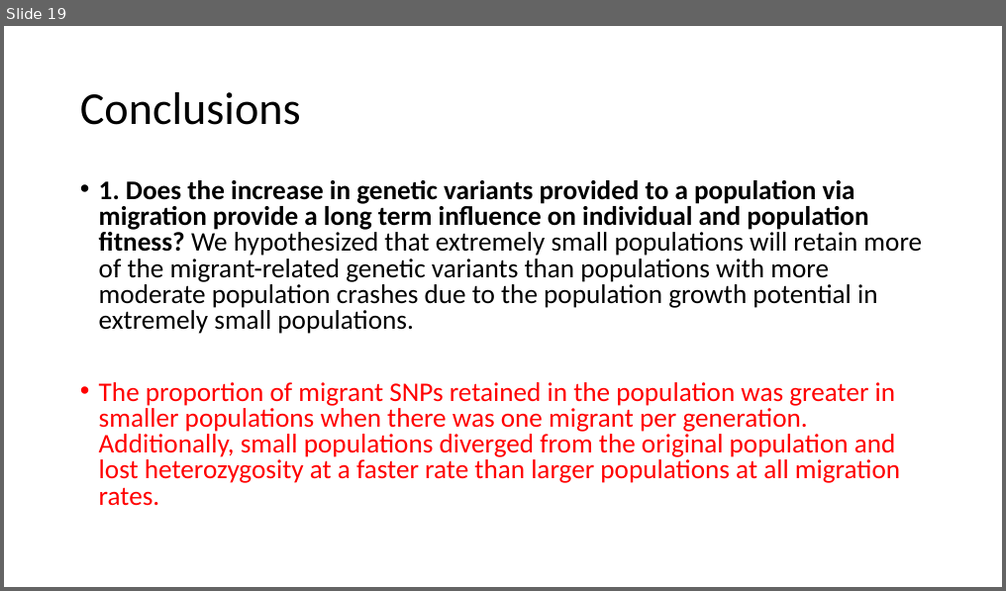
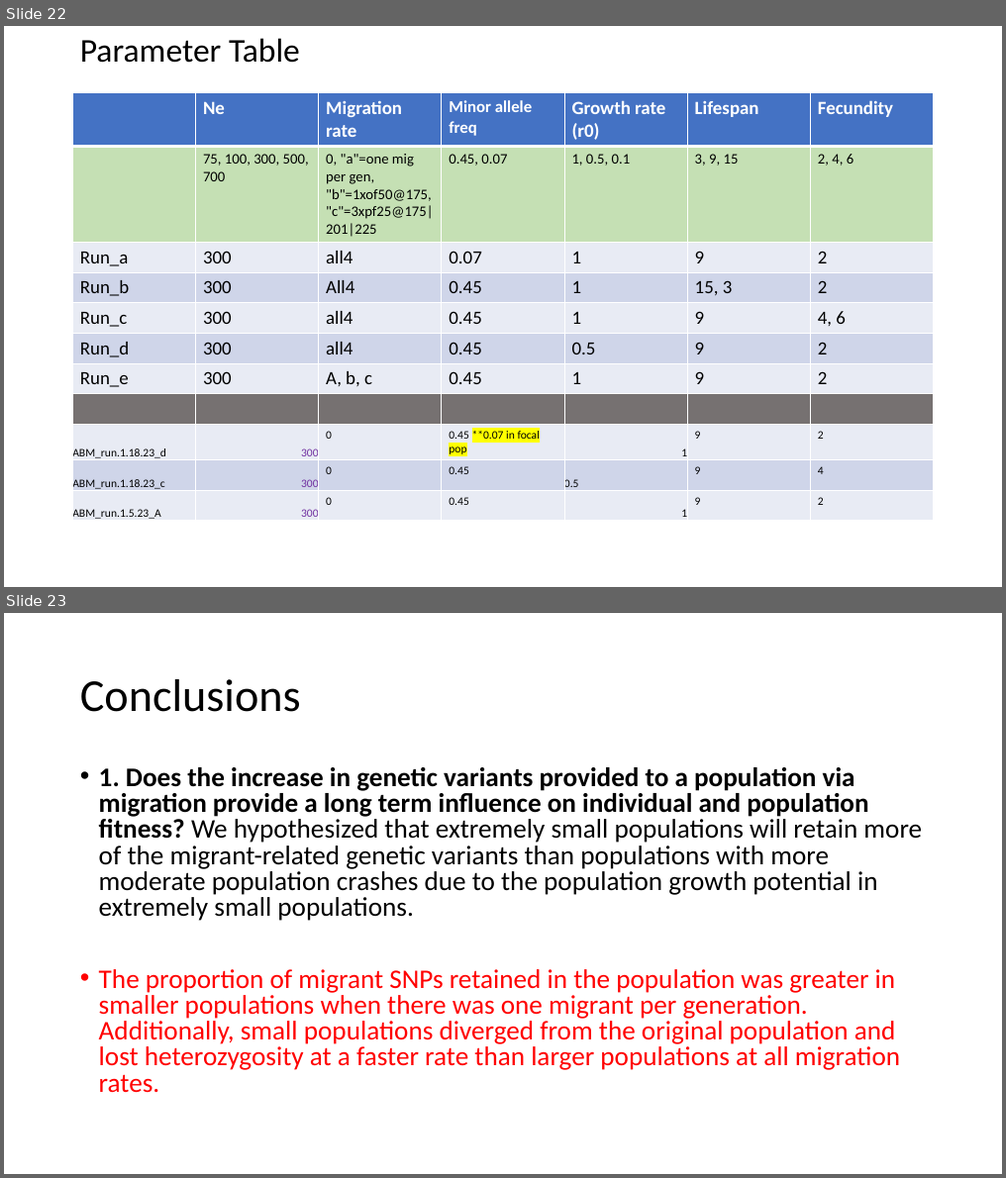
Before and after one commit to ginalamka/ComplexModel_ABM, a slide deck: Output_local/holding/figs/Figs_1.13.23.pptx. Shown one above the other, each under a label of ours: slide 19 before the commit, slides 22 and 23 after it. The pictures are 1006x591 and 1006x1178 pixels, drawn with LibreOffice and Linux fonts; fonts in the diff are those of the drawing. Boxes give left, top, right and bottom in pixels: in the first picture for what was removed or moved away, otherwise in the second. Text is boxed around its words. In the diff, an @@ line names an element or a change of style, - is before the commit and + after.

```diff
--- a/Output_local/holding/figs/Figs_1.13.23.pptx
+++ b/Output_local/holding/figs/Figs_1.13.23.pptx
@@ slide 22 added at <box>4,26,1002,587</box>, background #FFFFFF @@
@@ title added at <box>80,38,300,63</box>, 32 pt, text #000000 @@
+Parameter Table
@@ table added at <box>73,93,933,523</box>, 11 rows, 7 columns @@
+ | Ne | Migration rate | Minor allele freq | Growth rate (r0) | Lifespan | Fecundity
+ | 75, 100, 300, 500, 700 | 0, "a"=one mig per gen, "b"=1xof50@175, "c"=3xpf25@175|201|225 | 0.45, 0.07 | 1, 0.5, 0.1 | 3, 9, 15 | 2, 4, 6
+Run_a | 300 | all4 | 0.07 | 1 | 9 | 2
+Run_b | 300 | All4 | 0.45 | 1 | 15, 3 | 2
+Run_c | 300 | all4 | 0.45 | 1 | 9 | 4, 6
+Run_d | 300 | all4 | 0.45 | 0.5 | 9 | 2
+Run_e | 300 | A, b, c | 0.45 | 1 | 9 | 2
+ |  |  |  |  |  | 
+ABM_run.1.18.23_d | 300 | 0 | 0.45 **0.07 in focal pop | 1 | 9 | 2
+ABM_run.1.18.23_c | 300 | 0 | 0.45 | 0.5 | 9 | 4
+ABM_run.1.5.23_A | 300 | 0 | 0.45 | 1 | 9 | 2
@@ what was slide 19 is now slide 23 @@
```
Also in this commit, not shown: 3 other slides added, 11 other files.
